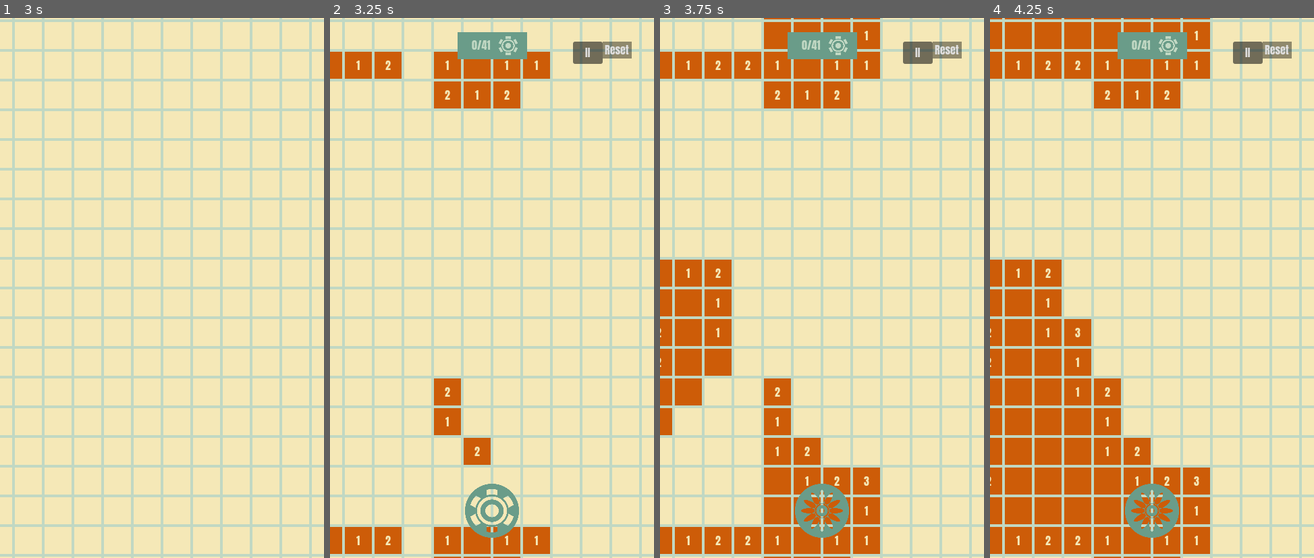
Above: before the commit, frames 1-4 (left to right).
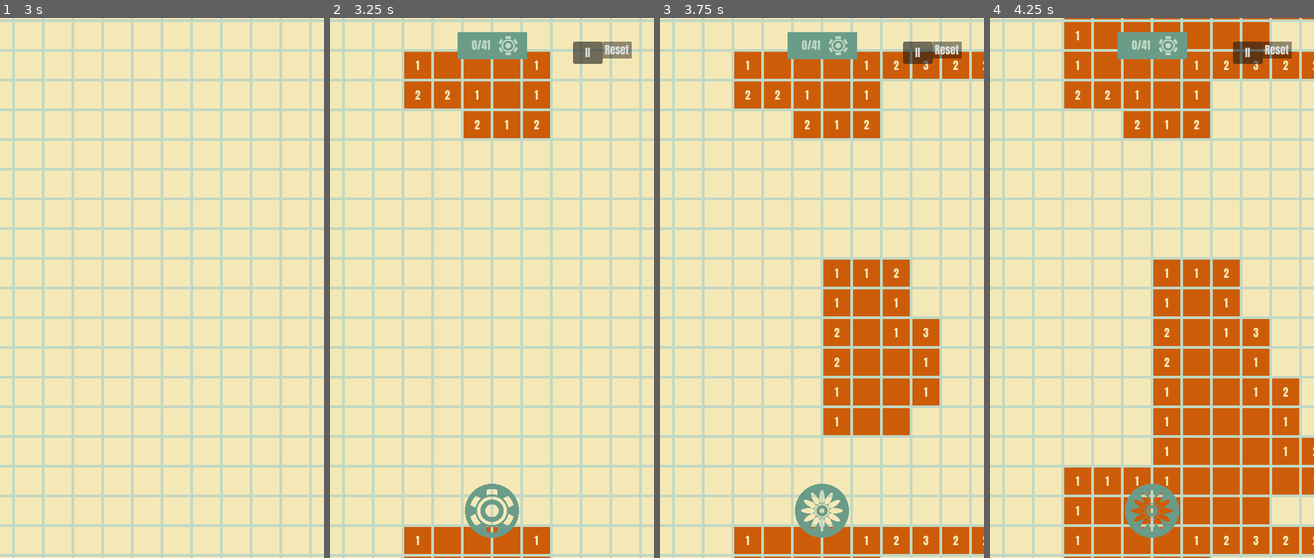
Above: after the commit, the same moments.

Repository: Kape99/mine-sweeper
Game: Godot game, scene res://Scenes/base.tscn
Same seed, same stepped clock (60 frames per second), same inputs: the game is played once before the commit and once after it.
Inputs (mouse positions are in pixels of both pictures, inside the frame that each line leads up to):
- Up to frame 1 (3 s): click "PLAY" at 0.5 s; tap Enter at 1.25, 2.75 s; drag from (29, 66) to (116, 66) at 1.27 s; tap Space at 2 s; drag from (29, 66) to (116, 66) at 2.02 s; move the mouse to (145, 66) at 2.77 s; click (145, 66) at 2.92 s
- Up to frame 2 (3.25 s): no input
- Up to frame 3 (3.75 s): click (822, 509) at 3.5 s
- Up to frame 4 (4.25 s): no input

Frame 1 is identical in both runs. In frame 2, 6.2% of the frame differs, in the area x 0-68%, y 6-100%; in frame 3, 26%; in frame 4, 36%, in the area x 0-100%, y 0-100%.

Commit message:
show error

Diff:
--- a/Scenes/base.tscn
+++ b/Scenes/base.tscn
@@ -53,24 +53,24 @@
 [node name="FinalScreen" type="Control" parent="GUI/Screen" unique_id=468645982]
 visible = false
 layout_mode = 2
-size_flags_horizontal = 4
-size_flags_vertical = 4
+size_flags_horizontal = 3
+size_flags_vertical = 3
 mouse_filter = 2
 
 [node name="BlurPanel" type="ColorRect" parent="GUI/Screen/FinalScreen" unique_id=1502116424]
 material = SubResource("ShaderMaterial_e68ls")
 layout_mode = 1
-anchors_preset = 8
+anchors_preset = -1
 anchor_left = 0.5
-anchor_top = 0.5
+anchor_top = 0.0
 anchor_right = 0.5
-anchor_bottom = 0.5
+anchor_bottom = 0.0
 offset_left = -200.0
-offset_top = -120.0
+offset_top = 72.0
 offset_right = 200.0
-offset_bottom = 120.0
+offset_bottom = 312.0
 grow_horizontal = 2
-grow_vertical = 2
+grow_vertical = 0
 color = Color(0.263128, 0.415405, 0.358476, 0.85)
 
 [node name="CenterContainer" type="CenterContainer" parent="GUI/Screen/FinalScreen/BlurPanel" unique_id=1786245545]
--- a/Scripts/Board/base_board.gd
+++ b/Scripts/Board/base_board.gd
@@ -645,6 +645,7 @@
 	_explored += 1
 	_sync_display_to_copies(_cell)
 	if _to_be_explored == _explored:
+		_reveal_wrong_defuses()
 		on_game_finished.emit(true, 0)
 
 
@@ -660,6 +661,7 @@
 func _handle_explosion(_cell: CellBase) -> void:
 	if not _is_game_over:
 		_is_game_over = true
+		_reveal_wrong_defuses()
 		on_game_finished.emit(false, 0.0)
 		_reveal_mines_from(_cell)
 		_sync_display_to_copies(_cell)
@@ -685,6 +687,17 @@
 	var new_tween: Tween = create_tween()
 	_active_tweens.append(new_tween)
 	return new_tween
+
+
+## At game over (win or loss), highlights every flagged cell that held
+## no mine, so the player sees which of their flags were mistakes.
+func _reveal_wrong_defuses() -> void:
+	for row: int in rows:
+		for col: int in cols:
+			var cell: CellBase = board_state[row][col]
+			if cell.is_defused() and not cell.is_mine():
+				cell.mark_wrongly_defused()
+				_sync_display_to_copies(cell)
 
 
 func _reveal_mines_from(origin: CellBase) -> void:
--- a/Scripts/GUI/camera_controller.gd
+++ b/Scripts/GUI/camera_controller.gd
@@ -48,6 +48,8 @@
 		_handle_drag(event as InputEventScreenDrag)
 	elif event is InputEventMouseButton:
 		_handle_mouse_wheel(event as InputEventMouseButton)
+	elif event is InputEventMouseMotion:
+		_handle_mouse_drag(event as InputEventMouseMotion)
 
 
 func _handle_touch(event: InputEventScreenTouch) -> void:
@@ -79,6 +81,15 @@
 		zoom = (zoom * delta_scale).clamp(MIN_ZOOM, MAX_ZOOM)
 		_clamp_offset()
 		_touch_points[event.index] = new_point
+
+
+## Mouse-drag panning — the desktop equivalent of the one-finger touch
+## pan. A drag moves beyond the tap threshold, so it never triggers a
+## cell tap on release.
+func _handle_mouse_drag(event: InputEventMouseMotion) -> void:
+	if event.button_mask & MOUSE_BUTTON_MASK_LEFT:
+		offset -= event.relative / zoom.x
+		_clamp_offset()
 
 
 func _handle_mouse_wheel(event: InputEventMouseButton) -> void:
--- a/Scripts/Gameplay/cell.gd
+++ b/Scripts/Gameplay/cell.gd
@@ -14,6 +14,10 @@
 ## Visual highlight color for neighbors of a held revealed cell.
 ## Chosen to be clearly distinct from all scheme colors.
 const NEIGHBOR_HIGHLIGHT_COLOR: Color = Color(0.0, 0.7, 1.0, 1.0)
+
+## Icon color of a flagged cell revealed at game over as a mistake (no
+## mine under it): the flag turns red, the cell fill stays untouched.
+const WRONG_DEFUSE_COLOR: Color = Color.RED
 
 ## How much larger the tap-collision shape is than the visible fill shape,
 ## expressed as a uniform scale from the fill polygon's centroid. Keeps the
@@ -189,6 +193,14 @@
 	_cell_icon.modulate = content_color
 	_cell_icon.texture = icon
 	_cell_text.text = text
+
+
+## Marks a flagged cell as a mistake at game over: it held no mine. The
+## flag icon turns red; the cell fill stays as it is. No-op on any other
+## cell (correctly flagged mines stay as they are).
+func mark_wrongly_defused() -> void:
+	if _cell_state == CellState.DEFUSED and not is_mine():
+		set_icon(FLAG_ICON, WRONG_DEFUSE_COLOR)
 
 
 ## Temporarily highlights this cell as a neighbor of a held revealed cell.
--- a/Scripts/Tests/test_mine_placement.gd
+++ b/Scripts/Tests/test_mine_placement.gd
@@ -10,6 +10,7 @@
 	_test_full_safe_zone()
 	_test_small_board_places_all_mines()
 	_test_reveal_waves_overlap()
+	_test_wrong_defuse_marked()
 	BaseBoard.clear_pools()
 
 
@@ -55,6 +56,30 @@
 	board.free()
 
 
+func _test_wrong_defuse_marked() -> void:
+	var board: BaseBoard = _load_board(10, 10, 10)
+	board._first_move(board.board_state[0][0])
+	var wrong: CellBase = null
+	var right: CellBase = null
+	for row: int in board.rows:
+		for col: int in board.cols:
+			var cell: CellBase = board.board_state[row][col]
+			if cell.is_mine() and right == null:
+				right = cell
+			elif not cell.is_mine() and cell != board.board_state[0][0] and wrong == null:
+				wrong = cell
+	wrong.defuse()
+	right.defuse()
+	board._reveal_wrong_defuses()
+	assert_eq(wrong._cell_icon.modulate, CellBase.WRONG_DEFUSE_COLOR,
+		"Wrongly flagged cell's flag turns red at game over")
+	assert_eq(wrong._cell_triangle.modulate, GlobalState.secondary_color,
+		"Wrongly flagged cell keeps its normal fill")
+	assert_eq(right._cell_triangle.modulate, GlobalState.secondary_color,
+		"Correctly flagged mine keeps its normal look")
+	board.free()
+
+
 func _count_mines(board: BaseBoard) -> int:
 	var count: int = 0
 	for row: int in board.rows:
--- a/Scripts/Tests/test_ui_layout.gd
+++ b/Scripts/Tests/test_ui_layout.gd
@@ -67,8 +67,13 @@
 	base._handle_back_button()
 	base._game_finished(false, 0.0)
 	await _settle()
+	var final_screen: Control = base.get_node("GUI/Screen/FinalScreen")
+	assert_eq(final_screen.mouse_filter, Control.MOUSE_FILTER_IGNORE,
+		"End screen lets input through outside its panel (board stays pannable)")
 	var panel: Control = base.get_node("GUI/Screen/FinalScreen/BlurPanel")
-	_assert_centered(panel, screen, "End screen panel")
+	_assert_centered_x(panel, screen, "End screen panel")
+	assert_true(panel.get_global_rect().end.y < screen.get_center().y,
+		"End screen panel sits in the upper half, leaving the board visible")
 	var back: Control = base.get_node("%BackToMenu")
 	assert_true(absf(back.get_global_rect().get_center().x - panel.get_global_rect().get_center().x) <= CENTER_TOLERANCE
 		and panel.get_global_rect().encloses(back.get_global_rect()),
